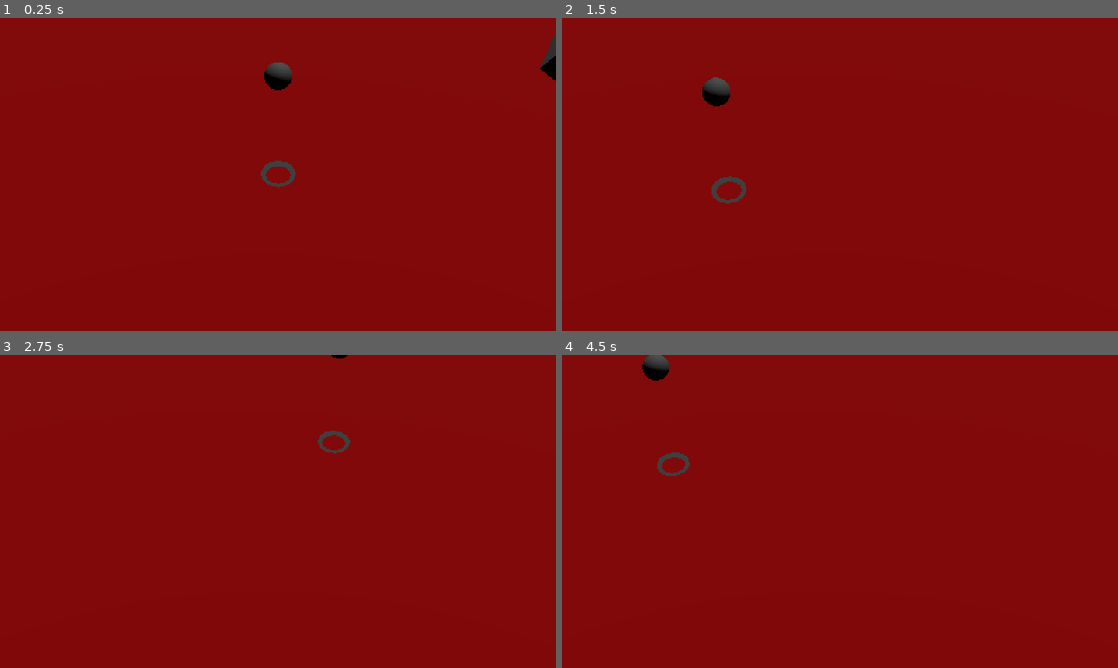
Above: before the commit, frames 1-4 (two rows, left to right).
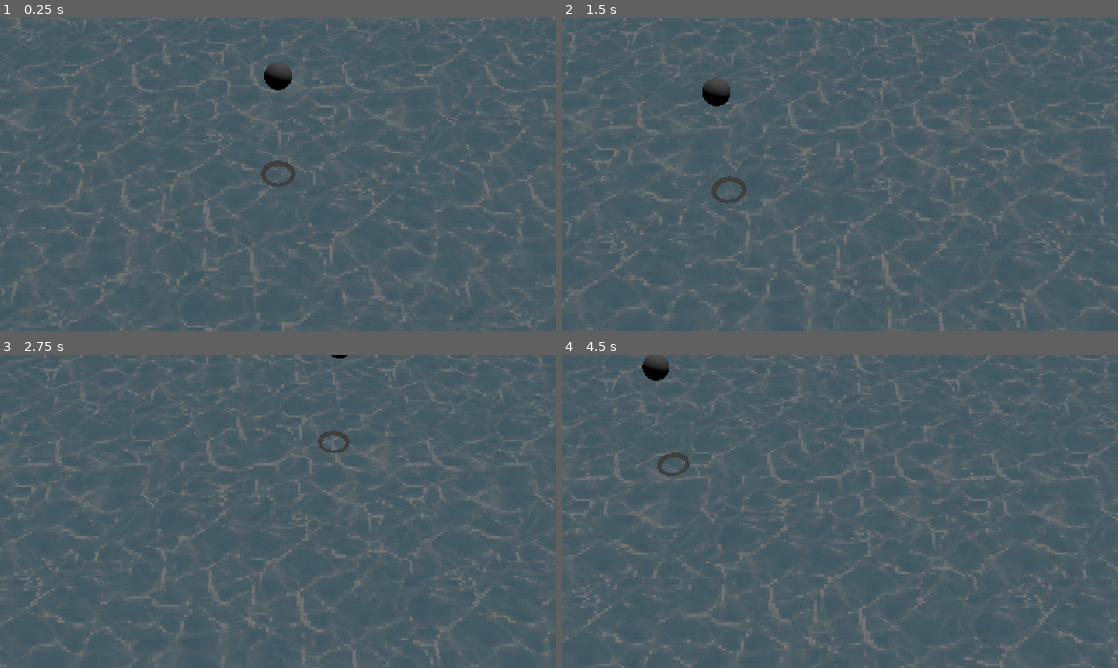
Above: after the commit, the same moments.

Repository: nulture/micro_jam_017_islands
Game: Godot game, scene res://scenes/world.tscn
The game is run twice, just before and just after one commit, with the same random seed, the same clock (stepped at 60 frames per second) and the same inputs.
Inputs (mouse positions are in pixels of both pictures, inside the frame that each line leads up to):
- Up to frame 1 (0.25 s): no input
- Up to frame 2 (1.5 s): move the mouse to (962, 158) at 0.52 s; tap S (camera_down) at 0.6 s; tap Enter at 1.25 s; move the mouse to (728, 190) at 1.27 s; tap A (camera_left) at 1.35 s
- Up to frame 3 (2.75 s): tap Space at 2 s; move the mouse to (333, 442) at 2.02 s; tap D (camera_right) at 2.1 s
- Up to frame 4 (4.5 s): tap Enter at 2.75, 4.25 s; move the mouse to (812, 574) at 2.77 s; tap Shift (camera_sprint) at 2.85 s; tap Space at 3.5 s; move the mouse to (1006, 558) at 3.52 s; tap W (camera_up) at 3.6 s; move the mouse to (673, 464) at 4.27 s; tap 1 (tool_slot_1) at 4.35 s

The runs differ from the first frame. In frame 1, 99% of the frame differs, in the area x 0-100%, y 0-100%; in frame 2, 99%; in frame 3, 100%; in frame 4, 100%.

Commit message:
Added terrain paint types and tools for each

Diff:
--- a/assets/materials/world_terrain.tres
+++ b/assets/materials/world_terrain.tres
@@ -1,10 +1,13 @@
-[gd_resource type="ShaderMaterial" load_steps=3 format=3 uid="uid://dr8yjj626e2f4"]
+[gd_resource type="ShaderMaterial" load_steps=4 format=3 uid="uid://dr8yjj626e2f4"]
 
 [ext_resource type="Shader" uid="uid://bux13181thg4m" path="res://assets/shaders/world_terrain.tres" id="1_enfaq"]
 
 [sub_resource type="ImageTexture" id="ImageTexture_dv5pg"]
 
+[sub_resource type="ImageTexture" id="ImageTexture_5xka3"]
+
 [resource]
 render_priority = 0
 shader = ExtResource("1_enfaq")
+shader_parameter/paint = SubResource("ImageTexture_5xka3")
 shader_parameter/height = SubResource("ImageTexture_dv5pg")
--- a/assets/shaders/parallax_plane.tres
+++ b/assets/shaders/parallax_plane.tres
@@ -1,19 +1,4 @@
-[gd_resource type="VisualShader" load_steps=13 format=3 uid="uid://8fyn4icg3n44"]
-
-[sub_resource type="VisualShaderNodeVectorDecompose" id="VisualShaderNodeVectorDecompose_gmrxe"]
-
-[sub_resource type="VisualShaderNodeVectorCompose" id="VisualShaderNodeVectorCompose_pytxk"]
-op_type = 0
-
-[sub_resource type="VisualShaderNodeVectorOp" id="VisualShaderNodeVectorOp_pasd6"]
-default_input_values = [0, Vector2(0, 0), 1, Vector2(0, 0)]
-op_type = 0
-operator = 2
-
-[sub_resource type="VisualShaderNodeVec2Parameter" id="VisualShaderNodeVec2Parameter_dblc7"]
-parameter_name = "uv_parallax"
-default_value_enabled = true
-default_value = Vector2(1, 1)
+[gd_resource type="VisualShader" load_steps=7 format=3 uid="uid://8fyn4icg3n44"]
 
 [sub_resource type="VisualShaderNodeTexture2DParameter" id="VisualShaderNodeTexture2DParameter_6fpuq"]
 parameter_name = "albedo"
@@ -40,19 +25,11 @@
 op_type = 0
 operator = 2
 
-[sub_resource type="VisualShaderNodeVectorOp" id="VisualShaderNodeVectorOp_o11iv"]
-default_input_values = [0, Vector2(0, 0), 1, Vector2(0, 0)]
-op_type = 0
-
-[sub_resource type="VisualShaderNodeInput" id="VisualShaderNodeInput_8fbgn"]
-input_name = "node_position_world"
-
 [resource]
 code = "shader_type spatial;
 render_mode blend_mix, depth_draw_opaque, cull_back, diffuse_lambert, specular_schlick_ggx;
 
 uniform vec2 uv_scale = vec2(1.000000, 1.000000);
-uniform vec2 uv_parallax = vec2(1.000000, 1.000000);
 uniform sampler2D albedo : source_color, filter_nearest;
 
 
@@ -70,35 +47,9 @@
 	vec2 n_out7p0 = n_out5p0 * n_out6p0;
 
 
-// Input:9
-	vec3 n_out9p0 = NODE_POSITION_WORLD;
-
-
-// VectorDecompose:10
-	float n_out10p0 = n_out9p0.x;
-	float n_out10p1 = n_out9p0.y;
-	float n_out10p2 = n_out9p0.z;
-
-
-// VectorCompose:11
-	vec2 n_out11p0 = vec2(n_out10p0, n_out10p2);
-
-
-// Vector2Parameter:13
-	vec2 n_out13p0 = uv_parallax;
-
-
-// VectorOp:12
-	vec2 n_out12p0 = n_out11p0 * n_out13p0;
-
-
-// VectorOp:8
-	vec2 n_out8p0 = n_out7p0 + n_out12p0;
-
-
 	vec4 n_out3p0;
 // Texture2D:3
-	n_out3p0 = texture(albedo, n_out8p0);
+	n_out3p0 = texture(albedo, n_out7p0);
 
 
 // VectorDecompose:4
@@ -115,6 +66,7 @@
 
 }
 "
+graph_offset = Vector2(-878.128, -451.458)
 nodes/fragment/2/node = SubResource("VisualShaderNodeTexture2DParameter_6fpuq")
 nodes/fragment/2/position = Vector2(-580, 300)
 nodes/fragment/3/node = SubResource("VisualShaderNodeTexture_upchg")
@@ -122,21 +74,9 @@
 nodes/fragment/4/node = SubResource("VisualShaderNodeVectorDecompose_7wcfy")
 nodes/fragment/4/position = Vector2(60, 260)
 nodes/fragment/5/node = SubResource("VisualShaderNodeInput_bq75y")
-nodes/fragment/5/position = Vector2(-800, -420)
+nodes/fragment/5/position = Vector2(-1120, -40)
 nodes/fragment/6/node = SubResource("VisualShaderNodeVec2Parameter_ygsys")
-nodes/fragment/6/position = Vector2(-800, -340)
+nodes/fragment/6/position = Vector2(-1120, 40)
 nodes/fragment/7/node = SubResource("VisualShaderNodeVectorOp_xulon")
-nodes/fragment/7/position = Vector2(-240, -340)
-nodes/fragment/8/node = SubResource("VisualShaderNodeVectorOp_o11iv")
-nodes/fragment/8/position = Vector2(-520, -100)
-nodes/fragment/9/node = SubResource("VisualShaderNodeInput_8fbgn")
-nodes/fragment/9/position = Vector2(-1500, 120)
-nodes/fragment/10/node = SubResource("VisualShaderNodeVectorDecompose_gmrxe")
-nodes/fragment/10/position = Vector2(-1180, 120)
-nodes/fragment/11/node = SubResource("VisualShaderNodeVectorCompose_pytxk")
-nodes/fragment/11/position = Vector2(-1000, 100)
-nodes/fragment/12/node = SubResource("VisualShaderNodeVectorOp_pasd6")
-nodes/fragment/12/position = Vector2(-760, 80)
-nodes/fragment/13/node = SubResource("VisualShaderNodeVec2Parameter_dblc7")
-nodes/fragment/13/position = Vector2(-1220, 300)
-nodes/fragment/connections = PackedInt32Array(2, 0, 3, 2, 3, 0, 4, 0, 6, 0, 7, 1, 9, 0, 10, 0, 10, 0, 11, 0, 10, 2, 11, 1, 11, 0, 12, 0, 12, 0, 8, 1, 13, 0, 12, 1, 8, 0, 3, 0, 5, 0, 7, 0, 7, 0, 8, 0, 3, 0, 0, 0, 4, 3, 0, 1)
+nodes/fragment/7/position = Vector2(-560, 40)
+nodes/fragment/connections = PackedInt32Array(2, 0, 3, 2, 3, 0, 4, 0, 6, 0, 7, 1, 5, 0, 7, 0, 3, 0, 0, 0, 4, 3, 0, 1, 7, 0, 3, 0)
--- a/assets/shaders/world_terrain.tres
+++ b/assets/shaders/world_terrain.tres
@@ -24,7 +24,7 @@
 op_type = 4
 
 [sub_resource type="VisualShaderNodeColorConstant" id="VisualShaderNodeColorConstant_vjcmm"]
-constant = Color(1, 0, 0, 1)
+constant = Color(0, 0, 0, 1)
 
 [sub_resource type="VisualShaderNodeMix" id="VisualShaderNodeMix_u7dmv"]
 default_input_values = [0, Vector3(0, 0, 0), 1, Vector3(1, 1, 1), 2, 0.5]
@@ -67,6 +67,36 @@
 parameter_name = "height_emission"
 default_value_enabled = true
 default_value = 1.0
+
+[sub_resource type="VisualShaderNodeTexture2DParameter" id="VisualShaderNodeTexture2DParameter_uo7r6"]
+parameter_name = "paint_red"
+texture_type = 1
+
+[sub_resource type="VisualShaderNodeTexture" id="VisualShaderNodeTexture_v4k7h"]
+source = 5
+
+[sub_resource type="VisualShaderNodeTexture" id="VisualShaderNodeTexture_sdjqn"]
+source = 5
+
+[sub_resource type="VisualShaderNodeTexture2DParameter" id="VisualShaderNodeTexture2DParameter_5xnc0"]
+parameter_name = "paint_green"
+texture_type = 1
+
+[sub_resource type="VisualShaderNodeTexture" id="VisualShaderNodeTexture_pt8kt"]
+source = 5
+
+[sub_resource type="VisualShaderNodeTexture2DParameter" id="VisualShaderNodeTexture2DParameter_yxbv4"]
+parameter_name = "paint_blue"
+texture_type = 1
+
+[sub_resource type="VisualShaderNodeFloatConstant" id="VisualShaderNodeFloatConstant_c58ks"]
+constant = 0.1
+
+[sub_resource type="VisualShaderNodeFloatOp" id="VisualShaderNodeFloatOp_b68bx"]
+operator = 6
+
+[sub_resource type="VisualShaderNodeFloatOp" id="VisualShaderNodeFloatOp_cj3ab"]
+operator = 6
 
 [sub_resource type="VisualShaderNodeTexture2DParameter" id="VisualShaderNodeTexture2DParameter_ybj1y"]
 parameter_name = "height"
@@ -133,12 +163,12 @@
 }
 
 void fragment() {
-// ColorConstant:18
-	vec4 n_out18p0 = vec4(1.000000, 0.000000, 0.000000, 1.000000);
-
-
 // ColorConstant:11
 	vec4 n_out11p0 = vec4(1.000000, 0.000000, 0.000000, 1.000000);
+
+
+// ColorConstant:12
+	vec4 n_out12p0 = vec4(0.000000, 1.000000, 0.000000, 1.000000);
 
 
 	vec4 n_out15p0;
@@ -152,16 +182,8 @@
 	float n_out16p2 = vec3(n_out15p0.xyz).z;
 
 
-// Mix:17
-	vec3 n_out17p0 = mix(vec3(n_out18p0.xyz), vec3(n_out11p0.xyz), n_out16p0);
-
-
-// ColorConstant:12
-	vec4 n_out12p0 = vec4(0.000000, 1.000000, 0.000000, 1.000000);
-
-
 // Mix:19
-	vec3 n_out19p0 = mix(n_out17p0, vec3(n_out12p0.xyz), n_out16p1);
+	vec3 n_out19p0 = mix(vec3(n_out11p0.xyz), vec3(n_out12p0.xyz), n_out16p1);
 
 
 // ColorConstant:13
@@ -220,13 +242,27 @@
 	vec3 n_out23p0 = (n_out20p0) / (vec3(1.0) - vec3(n_out25p0));
 
 
+// FloatOp:38
+	float n_out38p0 = max(n_out16p0, n_out16p1);
+
+
+// FloatOp:39
+	float n_out39p0 = max(n_out38p0, n_out16p2);
+
+
+// FloatConstant:37
+	float n_out37p0 = 0.100000;
+
+
 // Output:0
 	ALBEDO = n_out23p0;
+	ALPHA = n_out39p0;
+	ALPHA_SCISSOR_THRESHOLD = n_out37p0;
 
 
 }
 "
-graph_offset = Vector2(-1428.46, 294.48)
+graph_offset = Vector2(-1250.87, 61.2494)
 nodes/vertex/2/node = SubResource("VisualShaderNodeTexture2DParameter_ybj1y")
 nodes/vertex/2/position = Vector2(-660, 140)
 nodes/vertex/3/node = SubResource("VisualShaderNodeTexture_e363y")
@@ -281,4 +317,22 @@
 nodes/fragment/29/position = Vector2(-1000, 1180)
 nodes/fragment/30/node = SubResource("VisualShaderNodeFloatParameter_e8tvq")
 nodes/fragment/30/position = Vector2(-1000, 1340)
-nodes/fragment/connections = PackedInt32Array(14, 0, 15, 2, 15, 0, 16, 0, 11, 0, 17, 1, 16, 0, 17, 2, 17, 0, 19, 0, 12, 0, 19, 1, 19, 0, 20, 0, 13, 0, 20, 1, 16, 1, 19, 2, 16, 2, 20, 2, 18, 0, 17, 0, 21, 0, 22, 2, 20, 0, 23, 0, 22, 0, 24, 0, 24, 0, 26, 0, 26, 0, 25, 0, 25, 0, 23, 1, 23, 0, 0, 0, 28, 0, 29, 0, 27, 0, 29, 1, 29, 0, 26, 2, 28, 0, 26, 1, 30, 0, 25, 2)
+nodes/fragment/31/node = SubResource("VisualShaderNodeTexture2DParameter_uo7r6")
+nodes/fragment/31/position = Vector2(-1840, -500)
+nodes/fragment/32/node = SubResource("VisualShaderNodeTexture_v4k7h")
+nodes/fragment/32/position = Vector2(-1480, -500)
+nodes/fragment/33/node = SubResource("VisualShaderNodeTexture_sdjqn")
+nodes/fragment/33/position = Vector2(-1480, -200)
+nodes/fragment/34/node = SubResource("VisualShaderNodeTexture2DParameter_5xnc0")
+nodes/fragment/34/position = Vector2(-1840, -200)
+nodes/fragment/35/node = SubResource("VisualShaderNodeTexture_pt8kt")
+nodes/fragment/35/position = Vector2(-1480, 100)
+nodes/fragment/36/node = SubResource("VisualShaderNodeTexture2DParameter_yxbv4")
+nodes/fragment/36/position = Vector2(-1840, 100)
+nodes/fragment/37/node = SubResource("VisualShaderNodeFloatConstant_c58ks")
+nodes/fragment/37/position = Vector2(-400, 1180)
+nodes/fragment/38/node = SubResource("VisualShaderNodeFloatOp_b68bx")
+nodes/fragment/38/position = Vector2(-740, 620)
+nodes/fragment/39/node = SubResource("VisualShaderNodeFloatOp_cj3ab")
+nodes/fragment/39/position = Vector2(-740, 740)
+nodes/fragment/connections = PackedInt32Array(14, 0, 15, 2, 15, 0, 16, 0, 16, 0, 17, 2, 12, 0, 19, 1, 19, 0, 20, 0, 13, 0, 20, 1, 16, 1, 19, 2, 16, 2, 20, 2, 21, 0, 22, 2, 20, 0, 23, 0, 22, 0, 24, 0, 24, 0, 26, 0, 26, 0, 25, 0, 25, 0, 23, 1, 28, 0, 29, 0, 27, 0, 29, 1, 29, 0, 26, 2, 28, 0, 26, 1, 30, 0, 25, 2, 23, 0, 0, 0, 31, 0, 32, 2, 11, 0, 17, 1, 11, 0, 19, 0, 34, 0, 33, 2, 36, 0, 35, 2, 37, 0, 0, 19, 18, 0, 17, 0, 16, 0, 38, 0, 16, 1, 38, 1, 16, 2, 39, 1, 38, 0, 39, 0, 39, 0, 0, 1)
--- a/scenes/player_cursor.tscn
+++ b/scenes/player_cursor.tscn
@@ -1,10 +1,12 @@
-[gd_scene load_steps=10 format=3 uid="uid://bagdyfnn5e2og"]
+[gd_scene load_steps=12 format=3 uid="uid://bagdyfnn5e2og"]
 
 [ext_resource type="Script" path="res://scripts/player_cursor.gd" id="1_lxjdj"]
 [ext_resource type="PackedScene" uid="uid://dhrtwdrxxt3f" path="res://scenes/player_tools/tool_sand.tscn" id="2_eniv1"]
 [ext_resource type="PackedScene" uid="uid://b3emtkoliqfm" path="res://scenes/player_tools/tool_light.tscn" id="2_wrebh"]
 [ext_resource type="PackedScene" uid="uid://br680u1gnecxx" path="res://scenes/player_tools/tool_rain.tscn" id="3_qvq1l"]
 [ext_resource type="Script" path="res://addons/scrungly_tools/scripts/move_with_cast_3d.gd" id="5_kpei8"]
+[ext_resource type="PackedScene" uid="uid://cf5m1fnmwgsib" path="res://scenes/player_tools/tool_soil.tscn" id="5_oclif"]
+[ext_resource type="PackedScene" uid="uid://b24ue5ftpdgqc" path="res://scenes/player_tools/tool_stone.tscn" id="6_m8hfg"]
 
 [sub_resource type="CylinderShape3D" id="CylinderShape3D_835it"]
 height = 0.001
@@ -30,7 +32,7 @@
 spawn_node = NodePath("cast/cursor_ground/spawn")
 mouse_plane = Plane(0, 1, 0, 0)
 stick_speed = 5.0
-player_tools = Array[PackedScene]([ExtResource("2_eniv1"), ExtResource("2_wrebh"), ExtResource("3_qvq1l")])
+player_tools = Array[PackedScene]([ExtResource("2_wrebh"), ExtResource("3_qvq1l"), ExtResource("2_eniv1"), ExtResource("5_oclif"), ExtResource("6_m8hfg")])
 
 [node name="cast" type="ShapeCast3D" parent="."]
 transform = Transform3D(1, 0, 0, 0, 1, 0, 0, 0, 1, 0, 100, 0)
--- a/scenes/player_tools/item_sand.tscn
+++ b/scenes/player_tools/glob_base.tscn
@@ -8,13 +8,13 @@
 radius = 1.0
 height = 2.0
 
-[node name="item_sand" type="Area3D"]
+[node name="glob" type="Area3D"]
 collision_layer = 0
 monitorable = false
-script = ExtResource("1_xdyf7")
+script = ExtResource("1_h3b40")
 height = 0.25
 radius = 5.0
-falloff = 0.333
+hmap_falloff = 0.333
 
 [node name="collision_shape_3d" type="CollisionShape3D" parent="."]
 shape = SubResource("SphereShape3D_jvv2r")
@@ -22,4 +22,8 @@
 [node name="mesh_instance_3d" type="MeshInstance3D" parent="."]
 mesh = SubResource("SphereMesh_ggg0a")
 
+[node name="timeout" type="Timer" parent="."]
+autostart = true
+
 [connection signal="body_entered" from="." to="." method="on_body_entered"]
+[connection signal="timeout" from="timeout" to="." method="on_timeout"]
--- /dev/null
+++ b/scenes/player_tools/glob_sand.tscn
@@ -0,0 +1,6 @@
+[gd_scene load_steps=2 format=3 uid="uid://cblvqm0lcnqh"]
+
+[ext_resource type="PackedScene" uid="uid://eo2quos3bj3v" path="res://scenes/player_tools/glob_base.tscn" id="1_xn1gq"]
+
+[node name="glob_sand" instance=ExtResource("1_xn1gq")]
+paint_type = 1
--- /dev/null
+++ b/scenes/player_tools/glob_soil.tscn
@@ -0,0 +1,7 @@
+[gd_scene load_steps=2 format=3 uid="uid://dg4tup6kj8h6y"]
+
+[ext_resource type="PackedScene" uid="uid://eo2quos3bj3v" path="res://scenes/player_tools/glob_base.tscn" id="1_5rdpc"]
+
+[node name="glob_soil" instance=ExtResource("1_5rdpc")]
+paint_type = 2
+pmap_falloff = 0.8
--- /dev/null
+++ b/scenes/player_tools/glob_stone.tscn
@@ -0,0 +1,7 @@
+[gd_scene load_steps=2 format=3 uid="uid://go8rlyfkdmxb"]
+
+[ext_resource type="PackedScene" uid="uid://eo2quos3bj3v" path="res://scenes/player_tools/glob_base.tscn" id="1_t5884"]
+
+[node name="glob_stone" instance=ExtResource("1_t5884")]
+paint_type = 3
+pmap_falloff = 0.9
--- a/scenes/player_tools/tool_sand.tscn
+++ b/scenes/player_tools/tool_sand.tscn
@@ -1,12 +1,9 @@
 [gd_scene load_steps=4 format=3 uid="uid://dhrtwdrxxt3f"]
 
 [ext_resource type="PackedScene" uid="uid://b1e4y82nhidct" path="res://scenes/player_tools/tool_base.tscn" id="1_aayfk"]
-[ext_resource type="Script" path="res://scripts/player_tools/tool_sand.gd" id="2_hunu4"]
-[ext_resource type="PackedScene" uid="uid://eo2quos3bj3v" path="res://scenes/player_tools/item_sand.tscn" id="3_xg7ab"]
+[ext_resource type="Script" path="res://scripts/player_tools/player_tool_terrain.gd" id="2_2208x"]
+[ext_resource type="PackedScene" uid="uid://cblvqm0lcnqh" path="res://scenes/player_tools/glob_sand.tscn" id="3_imx0e"]
 
 [node name="tool_sand" instance=ExtResource("1_aayfk")]
-script = ExtResource("2_hunu4")
-height = 0.25
-radius = 5.0
-falloff = 0.333
-item_prefab = ExtResource("3_xg7ab")
+script = ExtResource("2_2208x")
+item_prefab = ExtResource("3_imx0e")
--- /dev/null
+++ b/scenes/player_tools/tool_soil.tscn
@@ -0,0 +1,9 @@
+[gd_scene load_steps=4 format=3 uid="uid://cf5m1fnmwgsib"]
+
+[ext_resource type="PackedScene" uid="uid://b1e4y82nhidct" path="res://scenes/player_tools/tool_base.tscn" id="1_ihyrg"]
+[ext_resource type="Script" path="res://scripts/player_tools/player_tool_terrain.gd" id="2_l5v0t"]
+[ext_resource type="PackedScene" uid="uid://dg4tup6kj8h6y" path="res://scenes/player_tools/glob_soil.tscn" id="3_jbfmn"]
+
+[node name="tool_soil" instance=ExtResource("1_ihyrg")]
+script = ExtResource("2_l5v0t")
+item_prefab = ExtResource("3_jbfmn")
--- /dev/null
+++ b/scenes/player_tools/tool_stone.tscn
@@ -0,0 +1,9 @@
+[gd_scene load_steps=4 format=3 uid="uid://b24ue5ftpdgqc"]
+
+[ext_resource type="PackedScene" uid="uid://b1e4y82nhidct" path="res://scenes/player_tools/tool_base.tscn" id="1_abm2p"]
+[ext_resource type="Script" path="res://scripts/player_tools/player_tool_terrain.gd" id="2_acb6f"]
+[ext_resource type="PackedScene" uid="uid://go8rlyfkdmxb" path="res://scenes/player_tools/glob_stone.tscn" id="3_bsw5h"]
+
+[node name="tool_stone" instance=ExtResource("1_abm2p")]
+script = ExtResource("2_acb6f")
+item_prefab = ExtResource("3_bsw5h")
--- a/scenes/world.tscn
+++ b/scenes/world.tscn
@@ -7,16 +7,6 @@
 [ext_resource type="Material" uid="uid://0v75n8kp07id" path="res://assets/materials/ocean.tres" id="3_j8q8g"]
 [ext_resource type="Material" uid="uid://dr8yjj626e2f4" path="res://assets/materials/world_terrain.tres" id="6_i5kdh"]
 [ext_resource type="Script" path="res://scripts/terrain.gd" id="7_uh1ch"]
-
-[sub_resource type="PlaneMesh" id="PlaneMesh_3vvqu"]
-material = ExtResource("3_8enyy")
-size = Vector2(40, 40)
-
-[sub_resource type="PlaneMesh" id="PlaneMesh_vryke"]
-material = ExtResource("3_j8q8g")
-size = Vector2(40, 40)
-
-[sub_resource type="SphereMesh" id="SphereMesh_yvtc8"]
 
 [sub_resource type="HeightMapShape3D" id="HeightMapShape3D_go6xd"]
 map_width = 256
@@ -29,15 +19,19 @@
 subdivide_width = 256
 subdivide_depth = 256
 
-[sub_resource type="BoxShape3D" id="BoxShape3D_7jqwq"]
-size = Vector3(10, 10, 10)
+[sub_resource type="PlaneMesh" id="PlaneMesh_3vvqu"]
+material = ExtResource("3_8enyy")
+size = Vector2(256, 256)
 
-[sub_resource type="BoxMesh" id="BoxMesh_su6s1"]
-size = Vector3(10, 10, 10)
+[sub_resource type="WorldBoundaryShape3D" id="WorldBoundaryShape3D_x8nr0"]
+
+[sub_resource type="PlaneMesh" id="PlaneMesh_vryke"]
+material = ExtResource("3_j8q8g")
+size = Vector2(256, 256)
 
 [node name="world" type="Node3D" node_paths=PackedStringArray("ocean_rise_node")]
 script = ExtResource("1_f4mcx")
-ocean_rise_node = NodePath("camera_root")
+ocean_rise_node = NodePath("terrain/water_body")
 
 [node name="DirectionalLight3D" type="DirectionalLight3D" parent="."]
 transform = Transform3D(-0.866023, -0.433016, 0.250001, 0, 0.499998, 0.866027, -0.500003, 0.749999, -0.43301, 0, 0, 0)
@@ -49,45 +43,34 @@
 
 [node name="items" parent="canvas_layer" instance=ExtResource("1_418ir")]
 
-[node name="camera_root" parent="." instance=ExtResource("1_n7dex")]
-transform = Transform3D(1, 0, 0, 0, 1, 0, 0, 0, 1, 128, 0, 128)
-
-[node name="void_plane" type="MeshInstance3D" parent="camera_root"]
-visible = false
-mesh = SubResource("PlaneMesh_3vvqu")
-
-[node name="water_plane" type="MeshInstance3D" parent="camera_root"]
-transform = Transform3D(1, 0, 0, 0, 1, 0, 0, 0, 1, 0, -0.1, 0)
-visible = false
-mesh = SubResource("PlaneMesh_vryke")
-
-[node name="mesh_instance_3d" type="MeshInstance3D" parent="."]
-transform = Transform3D(1, 0, 0, 0, 1, 0, 0, 0, 1, 20, 0, 20)
-mesh = SubResource("SphereMesh_yvtc8")
-
 [node name="terrain" type="Node3D" parent="." node_paths=PackedStringArray("shape", "mesh")]
 transform = Transform3D(1, 0, 0, 0, 1, 0, 0, 0, 1, 128, 0, 128)
 script = ExtResource("7_uh1ch")
-shape = NodePath("body/shape")
-mesh = NodePath("mesh")
+shape = NodePath("terrain_body/shape")
+mesh = NodePath("terrain_body/mesh")
 known_size = 256.0
 
-[node name="body" type="AnimatableBody3D" parent="terrain"]
+[node name="terrain_body" type="AnimatableBody3D" parent="terrain"]
 
-[node name="shape" type="CollisionShape3D" parent="terrain/body"]
+[node name="shape" type="CollisionShape3D" parent="terrain/terrain_body"]
 shape = SubResource("HeightMapShape3D_go6xd")
 
-[node name="mesh" type="MeshInstance3D" parent="terrain"]
+[node name="mesh" type="MeshInstance3D" parent="terrain/terrain_body"]
 mesh = SubResource("PlaneMesh_ktp6w")
-skeleton = NodePath("../..")
+skeleton = NodePath("../../..")
 
-[node name="static_body_3d" type="RigidBody3D" parent="."]
-transform = Transform3D(0.432562, 0.414657, 0.800593, 0.0310124, 0.880597, -0.47285, -0.90107, 0.229365, 0.368054, 155.783, 36, 128)
-collision_layer = 2
+[node name="void_plane" type="MeshInstance3D" parent="terrain"]
+visible = false
+mesh = SubResource("PlaneMesh_3vvqu")
+skeleton = NodePath("../water_body/camera_root")
 
-[node name="collision_shape_3d" type="CollisionShape3D" parent="static_body_3d"]
-shape = SubResource("BoxShape3D_7jqwq")
+[node name="water_body" type="AnimatableBody3D" parent="terrain"]
 
-[node name="mesh_instance_3d" type="MeshInstance3D" parent="static_body_3d"]
-transform = Transform3D(1, -1.49012e-08, 2.98023e-08, 2.98023e-08, 1, 2.98023e-08, 5.96046e-08, 2.23517e-08, 1, 0, 0, 0)
-mesh = SubResource("BoxMesh_su6s1")
+[node name="shape" type="CollisionShape3D" parent="terrain/water_body"]
+shape = SubResource("WorldBoundaryShape3D_x8nr0")
+
+[node name="water_plane" type="MeshInstance3D" parent="terrain/water_body"]
+mesh = SubResource("PlaneMesh_vryke")
+skeleton = NodePath("../camera_root")
+
+[node name="camera_root" parent="terrain/water_body" instance=ExtResource("1_n7dex")]
--- a/scripts/player_tools/item_terrain_glob.gd
+++ b/scripts/player_tools/item_terrain_glob.gd
@@ -3,7 +3,8 @@
 @export var paint_type : int = 0
 @export var height : float = 1.0
 @export var radius : float = 1.0
-@export_range(0.0, 1.0) var falloff : float = 0.0
+@export_range(0.0, 1.0) var hmap_falloff : float = 0.0
+@export_range(0.0, 1.0) var pmap_falloff : float = 0.0
 
 var velocity : float
 
@@ -13,5 +14,8 @@
 	position.y += velocity * delta
 
 func on_body_entered(body: Node) -> void:
-	Terrain.inst.add_height(Vector2(global_position.x, global_position.z), height, radius, falloff)
+	Terrain.inst.add_height(Vector2(global_position.x, global_position.z), paint_type, height, radius, hmap_falloff, pmap_falloff)
 	queue_free()
+
+func on_timeout() -> void:
+	queue_free()
--- a/scripts/player_tools/player_tool_terrain.gd
+++ b/scripts/player_tools/player_tool_terrain.gd
@@ -1,9 +1,4 @@
 class_name PlayerToolTerrain extends PlayerToolHold
-
-@export var paint_type : int = 0
-@export var height : float = 1.0
-@export var radius : float = 1.0
-@export_range(0.0, 1.0) var falloff : float = 0.0
 
 func _ready() -> void:
 	pass
@@ -12,5 +7,3 @@
 	var glob = item_prefab.instantiate()
 	get_tree().root.add_child(glob)
 	glob.global_position = PlayerCursor.inst.spawn_node.global_position
-	#Terrain.inst.add_height(Vector2(global_position.x, global_position.z), height, radius, falloff)
-	pass
--- a/scripts/terrain.gd
+++ b/scripts/terrain.gd
@@ -3,13 +3,18 @@
 @export var shape : CollisionShape3D
 @export var mesh : MeshInstance3D
 
-@export var pixels : int = 256
+@export var hmap_size : int = 256
+@export var pmap_size : int = 256
 @export var known_size : float = 1.0
 @export var pixels_per_unit : float = 1.0
 
 var hmap_shape : HeightMapShape3D
 var hmap_image : Image
 var hmap_texture : ImageTexture
+var hmap_min_height : float
+
+var pmap_image : Image
+var pmap_texture : ImageTexture
 
 static var inst : Terrain
 
@@ -19,19 +24,34 @@
 
 	var mat = mesh.mesh.surface_get_material(0) as ShaderMaterial
 	hmap_texture = mat.get_shader_parameter("height") as ImageTexture
+	pmap_texture = mat.get_shader_parameter("paint") as ImageTexture
 
-	var data = PackedByteArray()
-	data.resize(pixels * pixels * 4)
+	var hmap_data = PackedByteArray()
+	hmap_data.resize(hmap_size * hmap_size * 4)
 	hmap_image = Image.new()
-	hmap_image.set_data(pixels, pixels, false, Image.FORMAT_RF, data)
+	hmap_image.set_data(hmap_size, hmap_size, false, Image.FORMAT_RF, hmap_data)
 	hmap_texture.set_image(hmap_image)
 
+	var pmap_data = PackedByteArray()
+	pmap_data.resize(pmap_size * pmap_size * 3)
+	pmap_image = Image.new()
+	pmap_image.set_data(pmap_size, pmap_size, false, Image.FORMAT_RGB8, pmap_data)
+	pmap_texture.set_image(pmap_image)
+
 	hmap_shape = shape.shape
-	hmap_shape.map_width = pixels
-	hmap_shape.map_depth = pixels
+	hmap_shape.map_width = hmap_size
+	hmap_shape.map_depth = hmap_size
 	hmap_shape.map_data = hmap_image.get_data().to_float32_array()
 
-func add_height(unit_position : Vector2, height : float, radius : float, falloff : float) -> void :
+func add_height(unit_position : Vector2, paint : int, height : float, radius : float, hmap_falloff : float, pmap_falloff : float) -> void :
+	var paint_color : Color
+	match paint :
+		0 : paint_color = Color.BLACK
+		1 : paint_color = Color.RED
+		2 : paint_color = Color.GREEN
+		3 : paint_color = Color.BLUE
+		_ : push_error("Only 4 terrain paints are supported.")
+
 	unit_position -= Vector2.ONE * radius
 	radius *= pixels_per_unit
 	unit_position *= pixels_per_unit
@@ -57,18 +77,29 @@
 
 			if dist > radius : continue
 
-			var alpha = remap(dist / radius, falloff, 1.0, 1.0, 0.0)
+			var percent = dist / radius
+			var hmap_alpha = remap(percent, hmap_falloff, 1.0, 1.0, 0.0)
 			# Do powers and such here
-			var ih = height * clamp(alpha, 0.0, 1.0)
+			hmap_alpha = height * clamp(hmap_alpha, 0.0, 1.0)
+			var hmap_color = hmap_image.get_pixelv(pos)
+			var r = hmap_color.r + hmap_alpha
+			hmap_color = Color(max(r, hmap_min_height), 0, 0)
+			hmap_image.set_pixelv(pos, hmap_color)
 
-			var c = hmap_image.get_pixelv(pos)
-			c += Color(ih, ih, ih)
-			hmap_image.set_pixelv(pos, c)
+			var pmap_alpha = remap(percent, pmap_falloff, 1.0, 1.0, 0.0)
+			pmap_alpha = paint * clamp(pmap_alpha, 0.0, 1.0)
+			var pmap_color = pmap_image.get_pixelv(pos)
+			pmap_color = lerp(pmap_color, paint_color, pmap_alpha)
+			pmap_image.set_pixelv(pos, pmap_color)
 
 	hmap_texture.set_image(hmap_image)
+	pmap_texture.set_image(pmap_image)
 
 func _physics_process(delta: float) -> void:
 	hmap_shape.map_data = hmap_image.get_data().to_float32_array()
 
-func _process(delta: float) -> void:
-	pass
+func get_height_at(coord : Vector2i) -> float :
+	return 0.0
+
+func get_paint_at(coord : Vector2i) -> int :
+	return 0
Not shown: 1 places in assets/shaders/world_terrain.tres that only renumber resources
Not shown: 1 places in scenes/player_tools/glob_base.tscn that only renumber resources
Not shown: 1 places in scenes/world.tscn that only renumber resources
